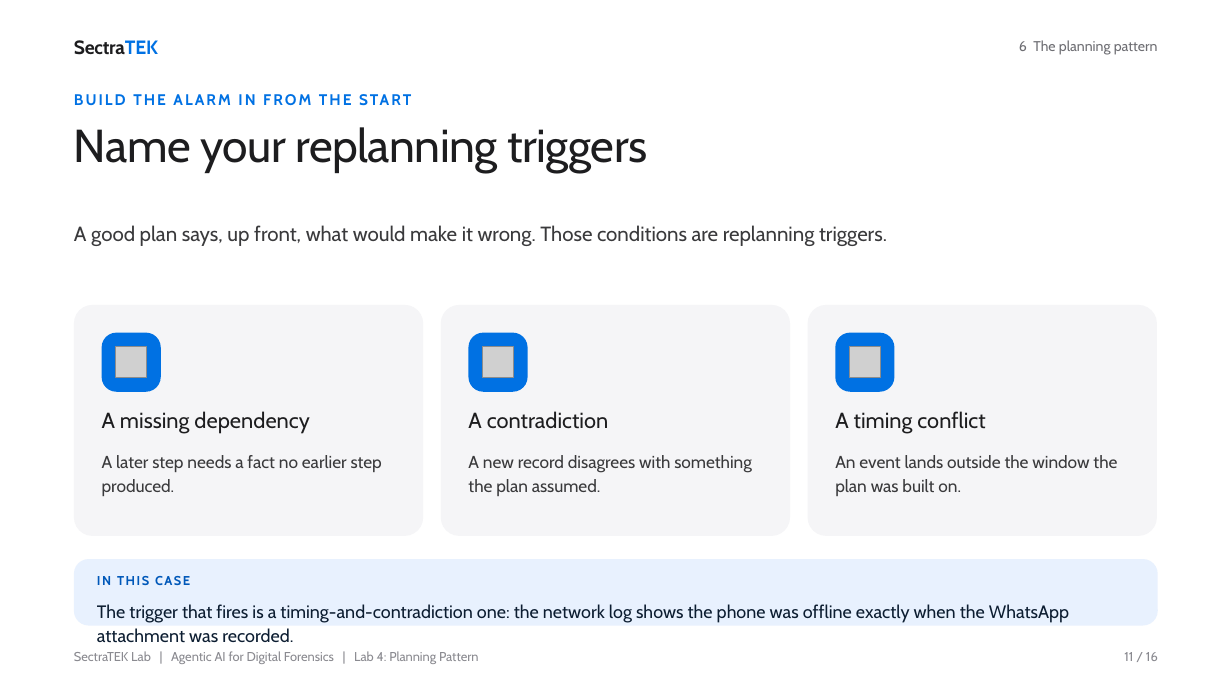
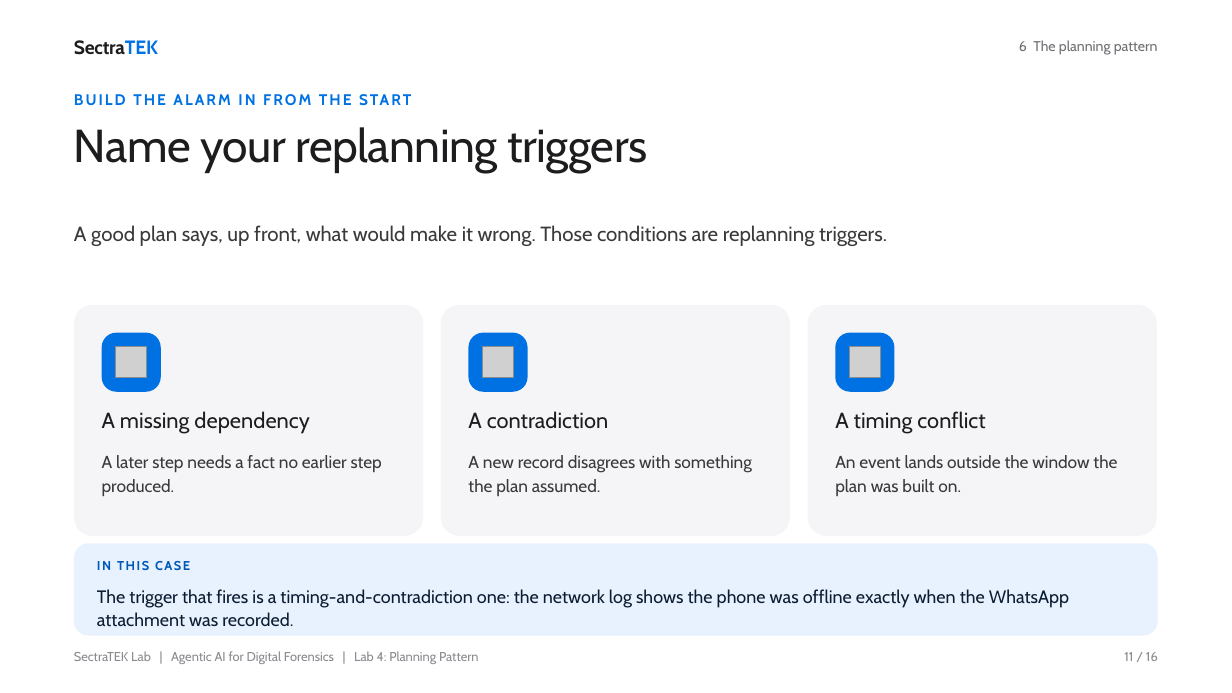
Before and after one commit to danjethh/sectratek-AI-Lab, a slide deck: slide 11 of lab4_planning_pattern/slides/SectraTEK_Lab4_Planning.pptx. Drawn at 1232x693 pixels with LibreOffice and Linux fonts; fonts in the diff are those of the drawing; grey boxes stand for pictures. Boxes give left, top, right and bottom in pixels: in the first picture for what was removed or moved away, otherwise in the second. Text is boxed around its words. In the diff, an @@ line names an element or a change of style, - is before the commit and + after.

```diff
--- a/lab4_planning_pattern/slides/SectraTEK_Lab4_Planning.pptx
+++ b/lab4_planning_pattern/slides/SectraTEK_Lab4_Planning.pptx
@@ rounded rectangle: place and size @@
-rounded rectangle at <box>74,559,1158,626</box>
+rounded rectangle at <box>74,543,1158,636</box>
@@ rounded rectangle at <box>74,543,1158,636</box>: proportions changed @@
@@ text "IN THIS CASE": place and size @@
-text "IN THIS CASE" at <box>97,576,190,585</box>
+text "IN THIS CASE" at <box>97,561,190,570</box>
@@ text "The trigger that fires is ...": place and size @@
-text "The trigger that fires is ..." at <box>97,604,1069,643</box>
+text "The trigger that fires is ..." at <box>97,589,1069,627</box>
```
